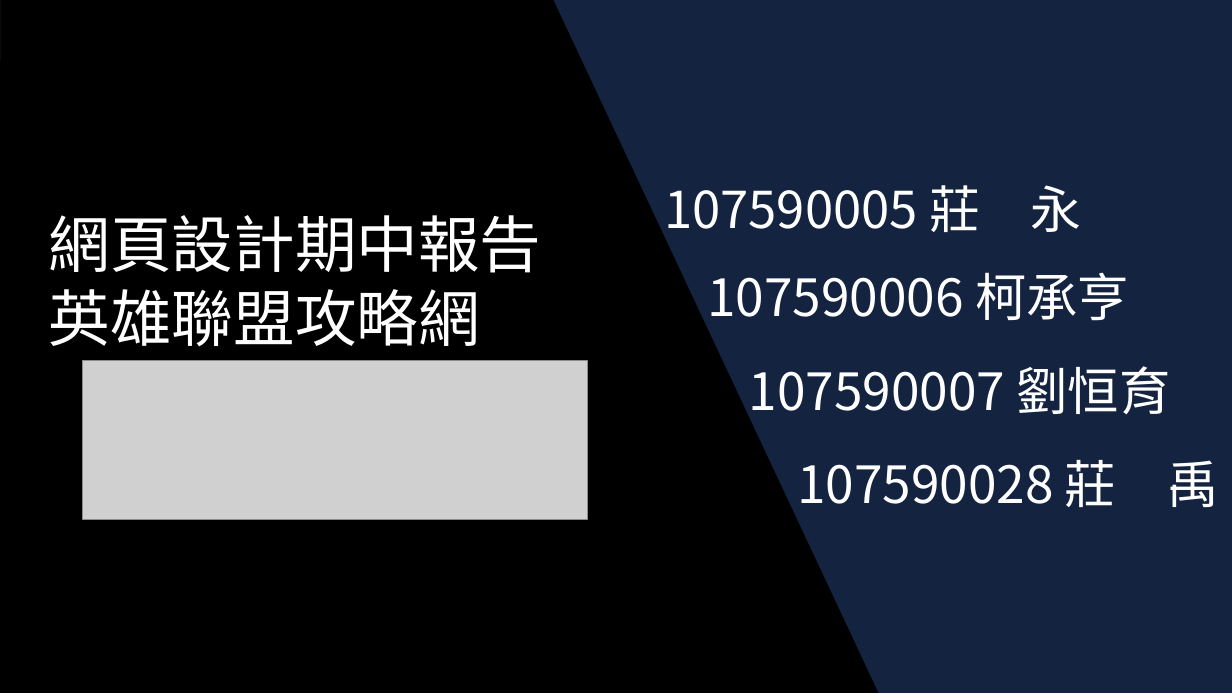
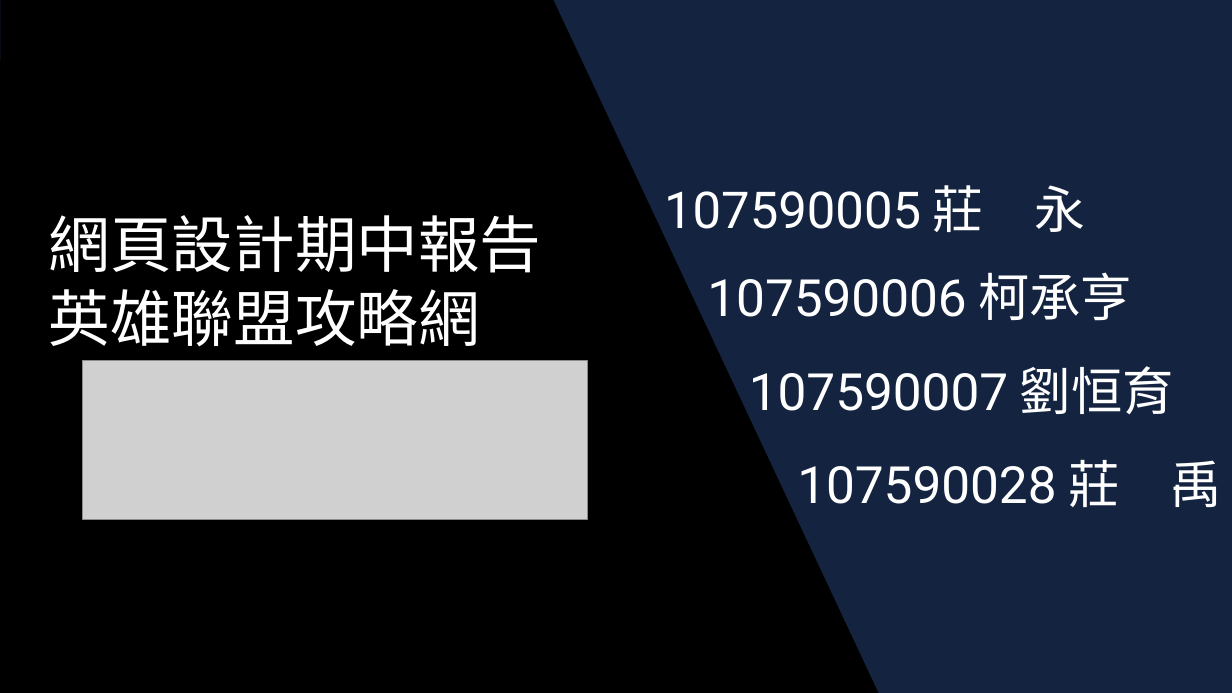
Before and after one commit to leonasdev/WebMidProject, a slide deck: slide 1 of 企劃書.pptx. Drawn at 1232x693 pixels with LibreOffice and Linux fonts; fonts in the diff are those of the drawing; grey boxes stand for pictures. Boxes give left, top, right and bottom in pixels: in the first picture for what was removed or moved away, otherwise in the second. Text is boxed around its words. In the diff, an @@ line names an element or a change of style, - is before the commit and + after.

```diff
--- a/企劃書.pptx
+++ b/企劃書.pptx
@@ title "107590005 莊 永" at [664, 185, 1085, 241]: font Noto Sans CJK TC to Roboto in "107590005" @@
@@ text "107590006 柯承亨" at [707, 272, 1132, 321]: font Noto Sans CJK TC to Roboto in "107590006" @@
@@ text "107590007 劉恒育" at [749, 366, 1174, 422]: font Noto Sans CJK TC to Roboto in "107590007" @@
@@ text "107590028 莊 禹" at [797, 460, 1222, 507]: font Noto Sans CJK TC to Roboto in "107590028" @@
```
Also in this commit, not shown: 1 other slide changed, 1 slide added.
